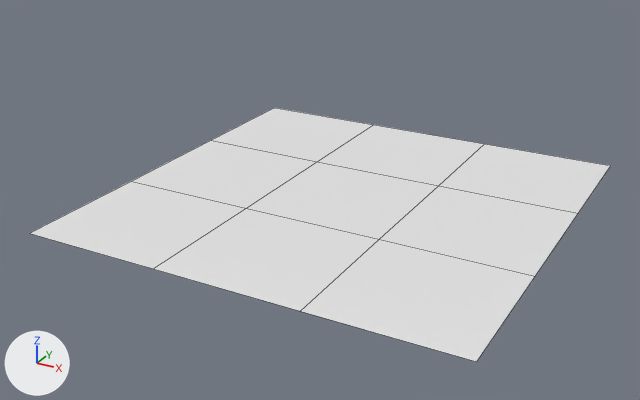
Two versions of the Blender file models.blend, one commit apart.
The view is the same before and after, from a 50 mm camera at (5.2, -10.18, 4.95) aimed at (-0.11, -0.54, 0.13). The axes (+X, +Y, +Z) are drawn at lower left. The lights are the same throughout. Mesh edges are drawn as thin lines.
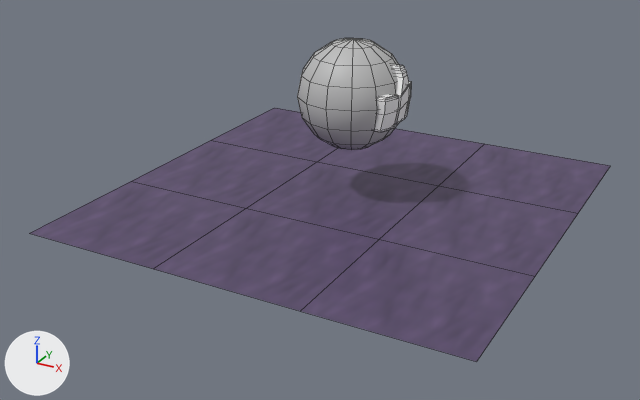
Changed parts and their boxes [x1, y1, x2, y2] in the pictures (640 x 400 px):
'Plane.008', recoloured (white to purple)
    both: [301, 239, 535, 362]
'Plane.005', recoloured (white to purple)
    both: [154, 208, 379, 311]
'Plane.003', recoloured (white to purple)
    both: [380, 186, 578, 276]
'Plane.006', recoloured (white to purple)
    both: [29, 181, 246, 269]
'Sphere', added
    after: [297, 38, 399, 150]
'Plane', recoloured (white to purple)
    both: [247, 162, 438, 239]
'Plane.007', recoloured (white to purple)
    both: [439, 144, 610, 213]
'Plane.002', recoloured (white to purple)
    both: [132, 140, 317, 208]
'Plane.004', recoloured (white to purple)
    both: [317, 125, 484, 186]
'Plane.009', recoloured (white to purple)
    both: [212, 108, 372, 161]
'Cube.002', added
    after: [374, 64, 411, 132]

Edits to the bpy script that builds the scene:
```text
Add img_hextex_defaultmaterial_basecolor_jpg:
    img_hextex_defaultmaterial_basecolor_jpg = load_image('hextex_DefaultMaterial_BaseColor.jpg', 'Materials/Textures/hextex_DefaultMaterial_BaseColor.jpg', 512, 512, 'sRGB')
Add mat_material:
    mat_material = principled_material('Material')
    mat_material.texture = img_hextex_defaultmaterial_basecolor_jpg
Add mat_td_checker:
    mat_td_checker = bpy.data.materials.new('TD_Checker')
    # nodes: Attribute, BsdfPrincipled, MixRGB, OutputMaterial
Change me_plane_002:
    where me_plane_002.from_pydata(...)  # 4 vertices, 1 face; spans x -1.0..1.0, y -1.0..1.0, z 0.0
    add me_plane_002.materials.append(mat_material)  # picture img_hextex_defaultmaterial_basecolor_jpg
Change me_plane_003:
    where me_plane_003.from_pydata(...)  # 4 vertices, 1 face; spans x -1.0..1.0, y -1.0..1.0, z 0.0
    add me_plane_003.materials.append(mat_material)  # picture img_hextex_defaultmaterial_basecolor_jpg
Change me_plane_004:
    where me_plane_004.from_pydata(...)  # 4 vertices, 1 face; spans x -1.0..1.0, y -1.0..1.0, z 0.0
    add me_plane_004.materials.append(mat_material)  # picture img_hextex_defaultmaterial_basecolor_jpg
Change me_plane_005:
    where me_plane_005.from_pydata(...)  # 4 vertices, 1 face; spans x -1.0..1.0, y -1.0..1.0, z 0.0
    add me_plane_005.materials.append(mat_material)  # picture img_hextex_defaultmaterial_basecolor_jpg
Change me_plane_006:
    where me_plane_006.from_pydata(...)  # 4 vertices, 1 face; spans x -1.0..1.0, y -1.0..1.0, z 0.0
    add me_plane_006.materials.append(mat_material)  # picture img_hextex_defaultmaterial_basecolor_jpg
Change me_plane_007:
    where me_plane_007.from_pydata(...)  # 4 vertices, 1 face; spans x -1.0..1.0, y -1.0..1.0, z 0.0
    add me_plane_007.materials.append(mat_material)  # picture img_hextex_defaultmaterial_basecolor_jpg
Change me_plane_008:
    where me_plane_008.from_pydata(...)  # 4 vertices, 1 face; spans x -1.0..1.0, y -1.0..1.0, z 0.0
    add me_plane_008.materials.append(mat_material)  # picture img_hextex_defaultmaterial_basecolor_jpg
Change me_plane_009:
    where me_plane_009.from_pydata(...)  # 4 vertices, 1 face; spans x -1.0..1.0, y -1.0..1.0, z 0.0
    add me_plane_009.materials.append(mat_material)  # picture img_hextex_defaultmaterial_basecolor_jpg
Change me_plane_010:
    where me_plane_010.from_pydata(...)  # 4 vertices, 1 face; spans x -1.0..1.0, y -1.0..1.0, z 0.0
    add me_plane_010.materials.append(mat_material)  # picture img_hextex_defaultmaterial_basecolor_jpg
Add me_cube:
    me_cube.from_pydata(...)  # 100 vertices, 74 faces; spans x 0.164..0.749, y -0.432..0.377, z -0.329..0.469
    me_cube.polygons.foreach_set('use_smooth', [True] * 74)
Add me_sphere:
    me_sphere.from_pydata(...)  # a UV sphere (14 segments, 8 rings, poles along z) spanning x -0.74..0.74, y -0.75..0.75, z -0.75..0.75
    me_sphere.polygons.foreach_set('use_smooth', [True] * 112)
    me_sphere.materials.append(mat_td_checker)  # its picture is missing
Add ob_cube_002:
    ob_cube_002 = bpy.data.objects.new('Cube.002', me_cube)
    ob_cube_002.location = (0.03, 0.17, 1.44)
Add ob_sphere:
    ob_sphere = bpy.data.objects.new('Sphere', me_sphere)
    ob_sphere.location = (0.0, 0.17, 1.44)
```
